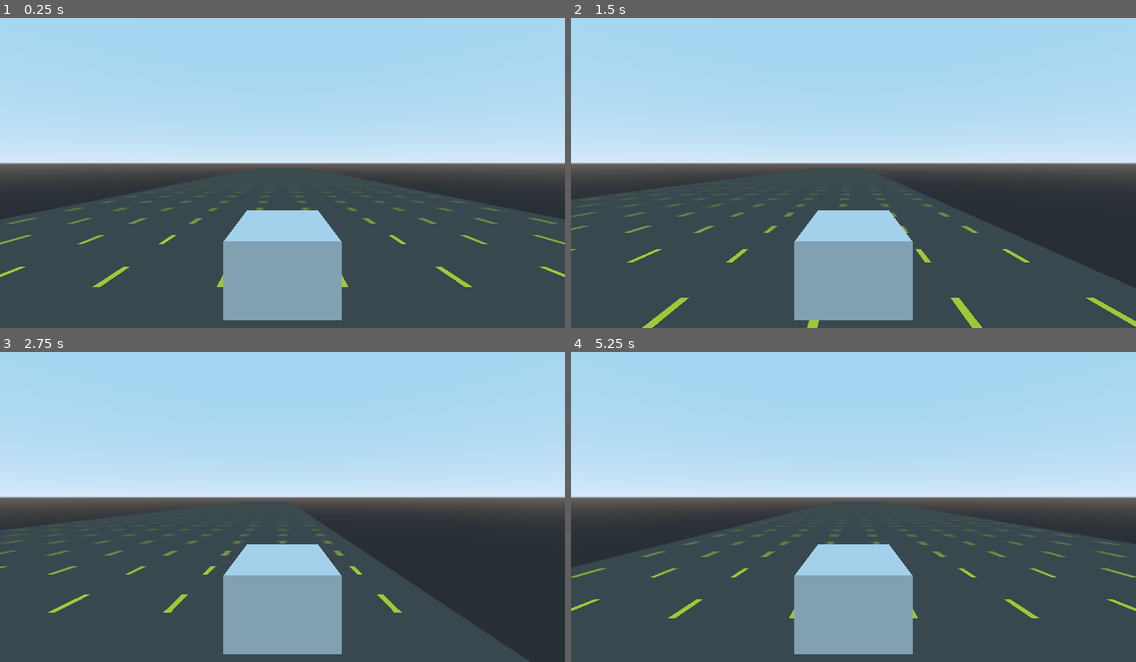
Above: before the commit, frames 1-4 (two rows, left to right).
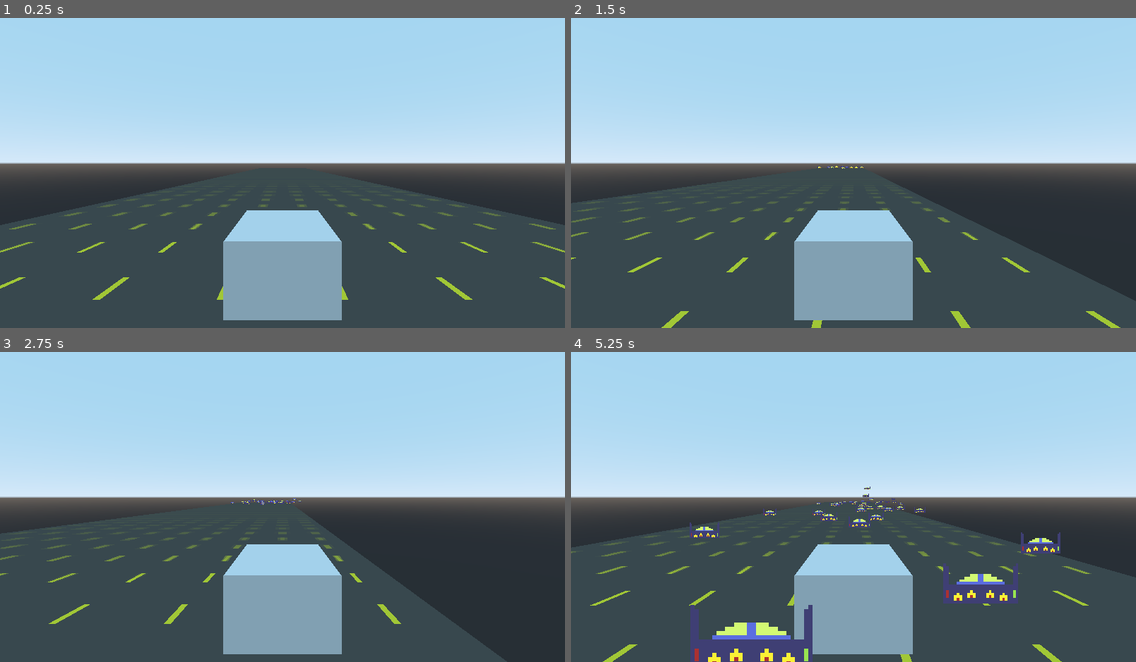
Above: after the commit, the same moments.

Repository: CloneDeath/TokyoBlue
Game: Godot game, scene res://Main.tscn
Two runs of this game, one before a commit and one after it. Both use one fixed random seed, a clock stepped at 60 frames per second and the inputs below.
Inputs:
- Up to frame 1 (0.25 s): no input
- Up to frame 2 (1.5 s): hold D (move_right) 0.53-1.28 s; hold A (move_left) from 1.28 s (still down)
- Up to frame 3 (2.75 s): release A (move_left) at 2.03 s; hold D (move_right) from 2.03 s (still down)
- Up to frame 4 (5.25 s): release D (move_right) at 3.53 s; hold A (move_left) from 3.53 s (still down)

The runs differ from the first frame. In frame 1, 2.4% of the frame differs, in the area x 0-100%, y 52-91%; in frame 2, 3.0%; in frame 3, 2.4%; in frame 4, 8.4%, in the area x 0-100%, y 43-100%.

Commit message:
Added another racers

Diff:
--- /dev/null
+++ b/EnemyDirector.gd
@@ -0,0 +1,20 @@
+extends Spatial
+
+var Racer = preload("res://Racers/Racer.tscn");
+
+export(NodePath) var playerPath;
+
+func get_player():
+	return self.get_node(playerPath);
+
+func _process(delta):
+	var x = rand_range(0, 0.1);
+	if (x > delta): return;
+	var player = get_player();
+	if (player == null): return;
+	var racer = Racer.instance();
+	var dx = rand_range(-10, 10);
+	racer.translation = player.translation + Vector3(dx, 0, 100);
+	var dv = rand_range(0.5, 0.9);
+	racer.velocity.z = player.velocity.z * dv;
+	add_child(racer);
--- /dev/null
+++ b/EnemyDirector.tscn
@@ -0,0 +1,6 @@
+[gd_scene load_steps=2 format=2]
+
+[ext_resource path="res://EnemyDirector.gd" type="Script" id=1]
+
+[node name="EnemyDirector" type="Spatial"]
+script = ExtResource( 1 )
--- a/Main.gd
+++ b/Main.gd
@@ -1,4 +1,4 @@
 extends Spatial
 
-func _process(delta):
+func _process(_delta):
 	$TrackDirector.set_focus($Player.translation);
--- a/Main.tscn
+++ b/Main.tscn
@@ -1,15 +1,21 @@
-[gd_scene load_steps=4 format=2]
+[gd_scene load_steps=5 format=2]
 
 [ext_resource path="res://Main.gd" type="Script" id=1]
 [ext_resource path="res://Player/Player.tscn" type="PackedScene" id=2]
 [ext_resource path="res://TrackDirector.tscn" type="PackedScene" id=3]
+[ext_resource path="res://EnemyDirector.tscn" type="PackedScene" id=4]
 
 [node name="Main" type="Spatial"]
 script = ExtResource( 1 )
 
 [node name="Player" parent="." instance=ExtResource( 2 )]
+transform = Transform( 1, 0, 0, 0, 1, 0, 0, 0, 1, 0, 0.202147, 0 )
 
 [node name="Camera" type="Camera" parent="Player"]
 transform = Transform( -1, 0, -3.25841e-07, 0, 1, 0, 3.25841e-07, 0, -1, 0, 2, -4 )
+current = true
 
 [node name="TrackDirector" parent="." instance=ExtResource( 3 )]
+
+[node name="EnemyDirector" parent="." instance=ExtResource( 4 )]
+playerPath = NodePath("../Player")
--- a/Player/Player.gd
+++ b/Player/Player.gd
@@ -1,14 +1,15 @@
 extends KinematicBody
 
+export var velocity = Vector3();
 var THRUST = 10;
-var velocity = Vector3();
 var maxSpeed = (1000.0 / 60 / 60) * 1000;
 
 func _physics_process(delta):
 	velocity.z += THRUST * delta;
 	if (velocity.z > maxSpeed): velocity.z = maxSpeed;
 	UpdateInput();
-	velocity = self.move_and_slide(velocity);
+	velocity = self.move_and_slide(velocity, Vector3(0, 1, 0), false, 100, 0.785398, false);
+
 
 func UpdateInput():
 	var LEFT = Input.is_action_pressed("move_left");
--- /dev/null
+++ b/Racers/Racer.gd
@@ -0,0 +1,7 @@
+extends KinematicBody
+
+export var velocity = Vector3();
+
+func _physics_process(delta):
+	#velocity.y -= 9.8 * delta;
+	velocity = move_and_slide(velocity);
--- /dev/null
+++ b/Racers/Racer.tscn
@@ -0,0 +1,42 @@
+[gd_scene load_steps=5 format=2]
+
+[ext_resource path="res://Racers/Racer.gd" type="Script" id=1]
+[ext_resource path="res://Racers/test_racer.png" type="Texture" id=2]
+
+[sub_resource type="Animation" id=1]
+
+resource_name = "go"
+loop = true
+tracks/0/type = "value"
+tracks/0/path = NodePath("Sprite3D:frame")
+tracks/0/interp = 1
+tracks/0/loop_wrap = true
+tracks/0/imported = false
+tracks/0/enabled = true
+tracks/0/keys = {
+"times": PoolRealArray( 0, 0.5 ),
+"transitions": PoolRealArray( 1, 1 ),
+"update": 1,
+"values": [ 0, 1 ]
+}
+
+[sub_resource type="BoxShape" id=2]
+
+extents = Vector3( 0.75, 0.041, 0.176 )
+
+[node name="Racer" type="KinematicBody"]
+script = ExtResource( 1 )
+
+[node name="Sprite3D" type="Sprite3D" parent="."]
+transform = Transform( 5, 0, 0, 0, 5, 0, 0, 0, 5, 0, 0.413691, 0 )
+texture = ExtResource( 2 )
+hframes = 2
+frame = 1
+
+[node name="AnimationPlayer" type="AnimationPlayer" parent="."]
+playback_speed = 50.0
+anims/go = SubResource( 1 )
+
+[node name="CollisionShape" type="CollisionShape" parent="."]
+transform = Transform( 1, 0, 0, 0, 1, 0, 0, 0, 1, 0, 0.0956033, 0 )
+shape = SubResource( 2 )
Binary file added: Racers/test_racer.aseprite
Binary file added: Racers/test_racer.png
Not shown, added: Racers/test_racer.png.import
